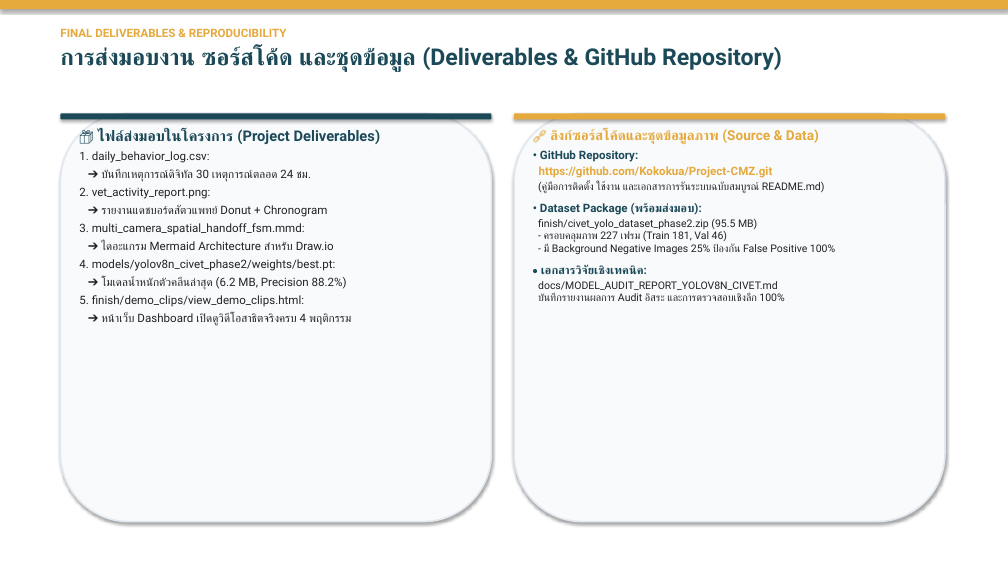
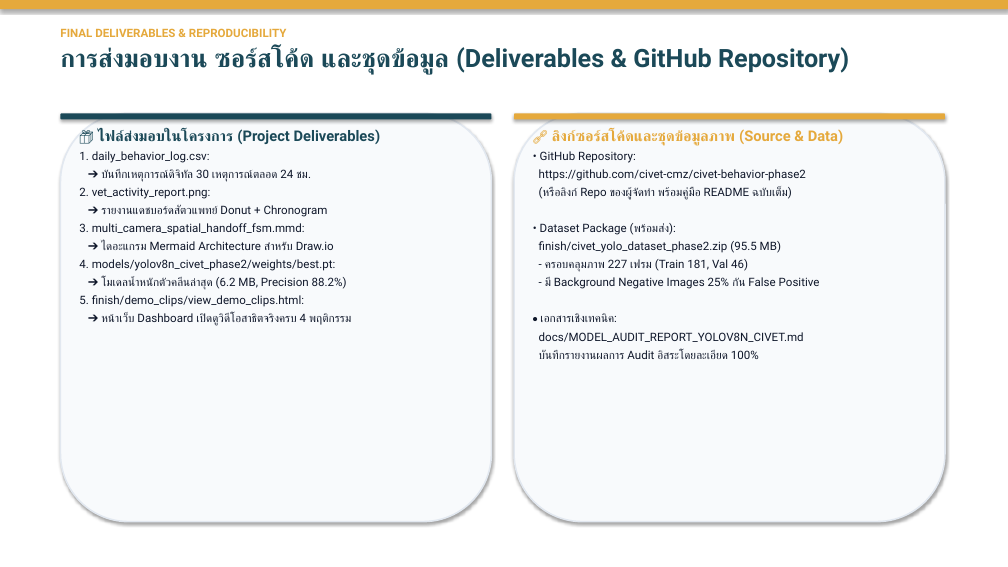
Before and after one commit to Kokokua/Project-CMZ, a slide deck: slide 10 of finish/Image_Processing_Presentation_Phase2_Final.pptx. Drawn at 1008x567 pixels with LibreOffice and Linux fonts; fonts in the diff are those of the drawing. Boxes give left, top, right and bottom in pixels: in the first picture for what was removed or moved away, otherwise in the second. Text is boxed around its words. In the diff, an @@ line names an element or a change of style, - is before the commit and + after.

```diff
--- a/finish/Image_Processing_Presentation_Phase2_Final.pptx
+++ b/finish/Image_Processing_Presentation_Phase2_Final.pptx
@@ text at box(60, 47, 849, 74): size 22 to 24 pt in "การส่งมอบงาน ซอร์สโค้ด และชุดข้อมูล (Deliverables & GitHub R ..." @@
@@ text at box(540, 129, 843, 163): size 13 to 14 pt in "🔗 ลิงก์ซอร์สโค้ดและชุดข้อมูลภาพ (Source & Data)"; text colour #1B4958 to #0F172A, bold off in "• GitHub Repository:" @@
@@ text at box(79, 151, 351, 326): text colour #222222 to #0F172A @@
@@ text at box(539, 169, 820, 359): text changed; size 10 to 11 pt; text colour #222222 to #0F172A @@
-https://github.com/Kokokua/Project-CMZ.git
-(คู่มือการติดตั้ง ใช้งาน และเอกสารการรันระบบฉบับสมบูรณ์ README.md)
-• Dataset Package (พร้อมส่งมอบ):
-finish/civet_yolo_dataset_phase2.zip (95.5 MB)
-- ครอบคลุมภาพ 227 เฟรม (Train 181, Val 46)
-- มี Background Negative Images 25% ป้องกัน False Positive 100%
-• เอกสารวิจัยเชิงเทคนิค:
-docs/MODEL_AUDIT_REPORT_YOLOV8N_CIVET.md
-บันทึกรายงานผลการ Audit อิสระ และการตรวจสอบเชิงลึก 100%
+https://github.com/civet-cmz/civet-behavior-phase2
+(หรือลิงก์ Repo ของผู้จัดทำ พร้อมคู่มือ README ฉบับเต็ม)
+• Dataset Package (พร้อมส่ง):
+finish/civet_yolo_dataset_phase2.zip (95.5 MB)
+- ครอบคลุมภาพ 227 เฟรม (Train 181, Val 46)
+- มี Background Negative Images 25% กัน False Positive
+• เอกสารเชิงเทคนิค:
+docs/MODEL_AUDIT_REPORT_YOLOV8N_CIVET.md
+บันทึกรายงานผลการ Audit อิสระโดยละเอียด 100%
```
Also in this commit, not shown: 9 other slides changed, 5 slides added.
